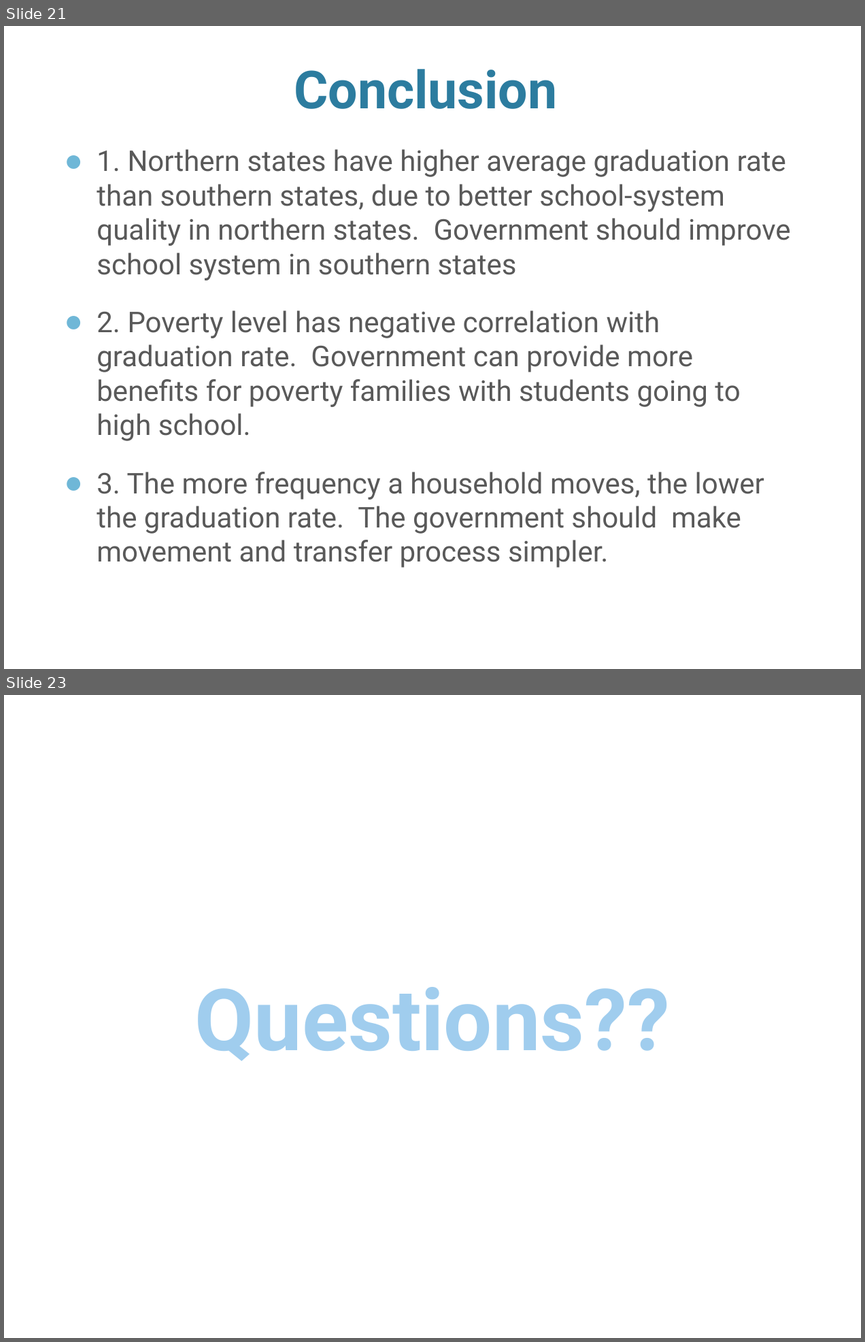
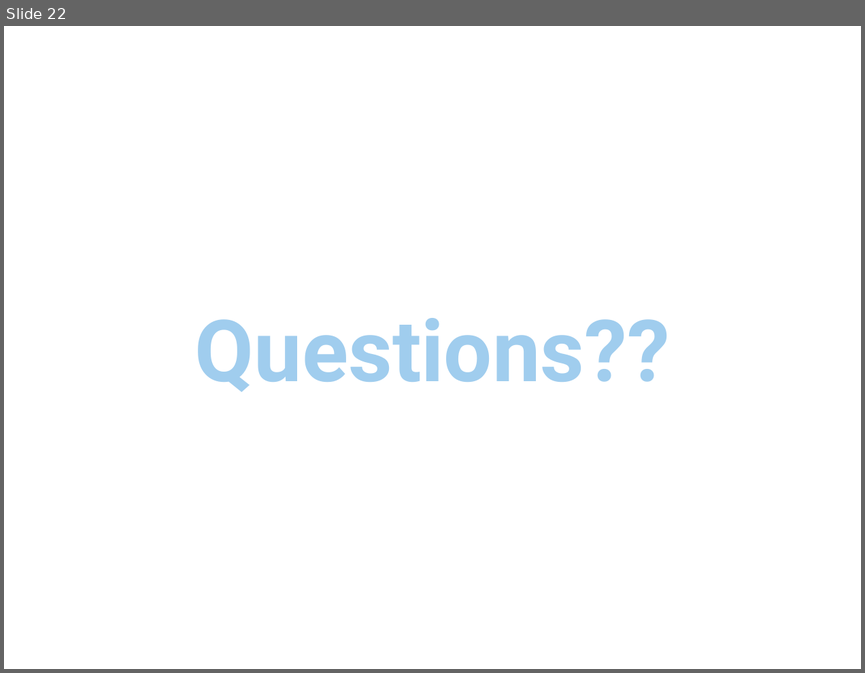
Before and after one commit to lqingsandra/DAT_SF_19, a slide deck: Homework/Project/presentation.pptx. Shown one above the other, each under a label of ours: slides 21 and 23 before the commit, slide 22 after it; the slides between them are not shown. The pictures are 865x1342 and 865x673 pixels, drawn with LibreOffice and Linux fonts; fonts in the diff are those of the drawing; background and template pictures are left out. Boxes give left, top, right and bottom in pixels: in the first picture for what was removed or moved away, otherwise in the second. Text is boxed around its words. In the diff, an @@ line names an element or a change of style, - is before the commit and + after.

Commit message:
changes

```diff
--- a/Homework/Project/presentation.pptx
+++ b/Homework/Project/presentation.pptx
@@ slide 21 removed at (x1=4, y1=26, x2=861, y2=669), background picture (left out) @@
@@ title removed at (x1=294, y1=69, x2=557, y2=109) @@
-Conclusion
@@ text removed at (x1=96, y1=149, x2=790, y2=567) @@
-● 1. Northern states have higher average graduation rate than southern states, due to better school-system quality in northern states. Government should improve school system in southern states
-● 2. Poverty level has negative correlation with graduation rate. Government can provide more benefits for poverty families with students going to high school.
-● 3. The more frequency a household moves, the lower the graduation rate. The government should make movement and transfer process simpler.
@@ what was slide 23 is now slide 22 @@
```
Also in this commit, not shown: 1 slide changed, 1 slide added, 1 other slide removed.
